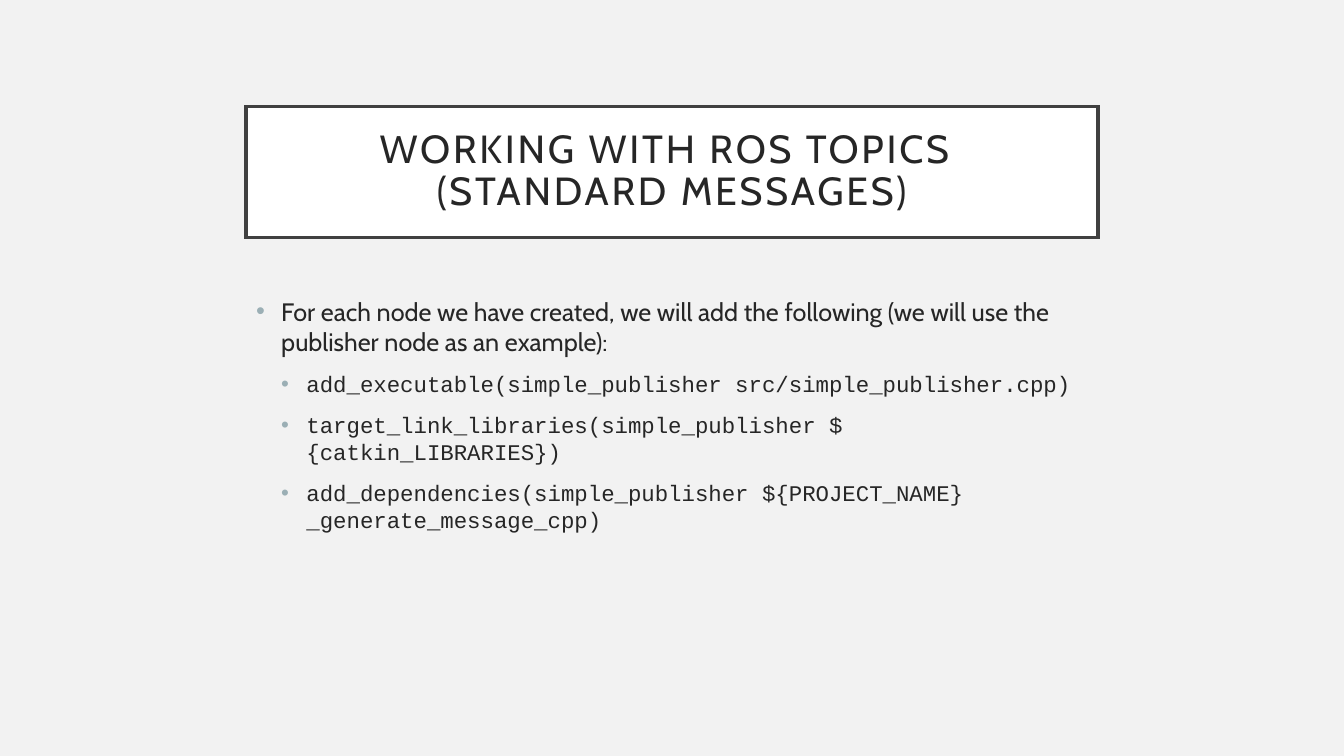
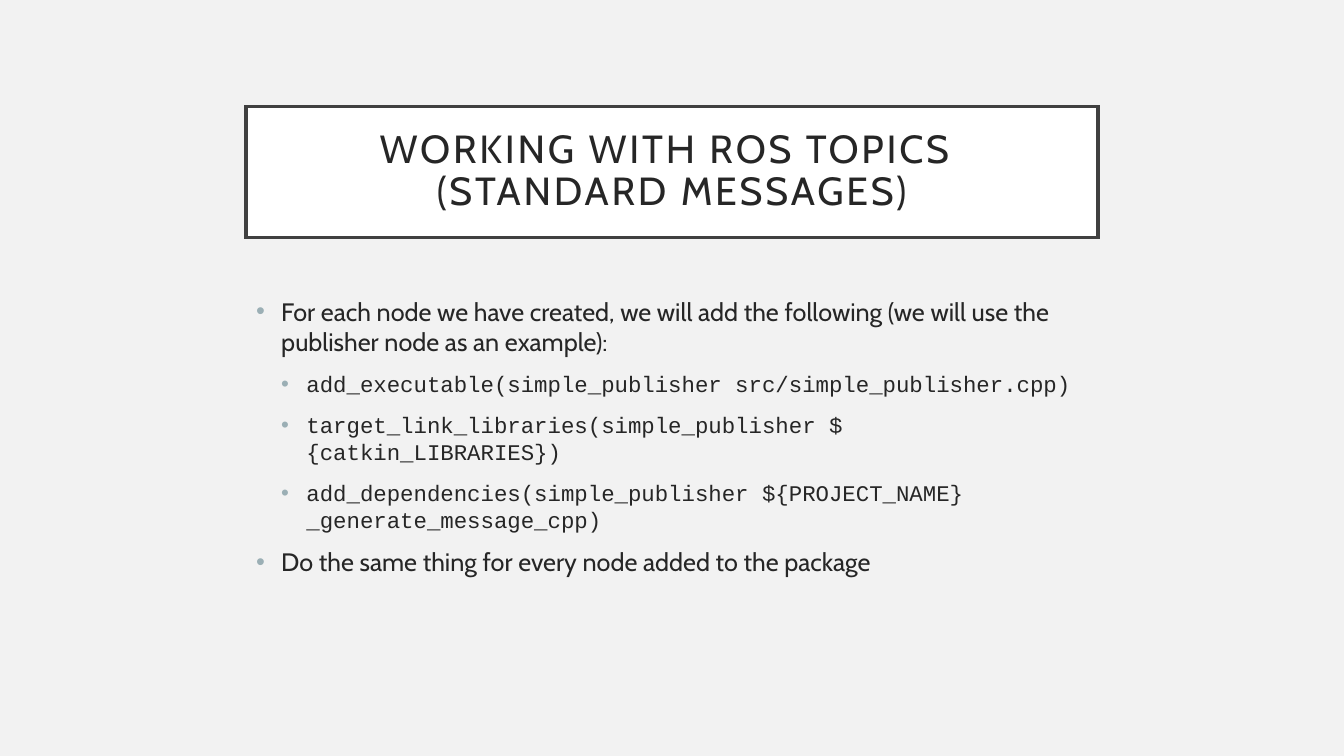
Before and after one commit to fpt-corp/DiRa, a slide deck: slide 7 of DiRa_Digital_Race_Software/Reference/ROS/Working with ROS topic.pptx (slide 6 before the commit). Drawn at 1344x756 pixels with LibreOffice and Linux fonts; fonts in the diff are those of the drawing. Boxes give left, top, right and bottom in pixels: in the first picture for what was removed or moved away, otherwise in the second. Text is boxed around its words. In the diff, an @@ line names an element or a change of style, - is before the commit and + after.

Commit message:
Update ROS topic; Add ROS service base slide

```diff
--- a/DiRa_Digital_Race_Software/Reference/ROS/Working with ROS topic.pptx
+++ b/DiRa_Digital_Race_Software/Reference/ROS/Working with ROS topic.pptx
@@ text at bbox=[281, 552, 870, 578]: paragraph added @@
+• Do the same thing for every node added to the package
```
Also in this commit, not shown: 9 other slides changed, 2 slides added, 1 other file.
